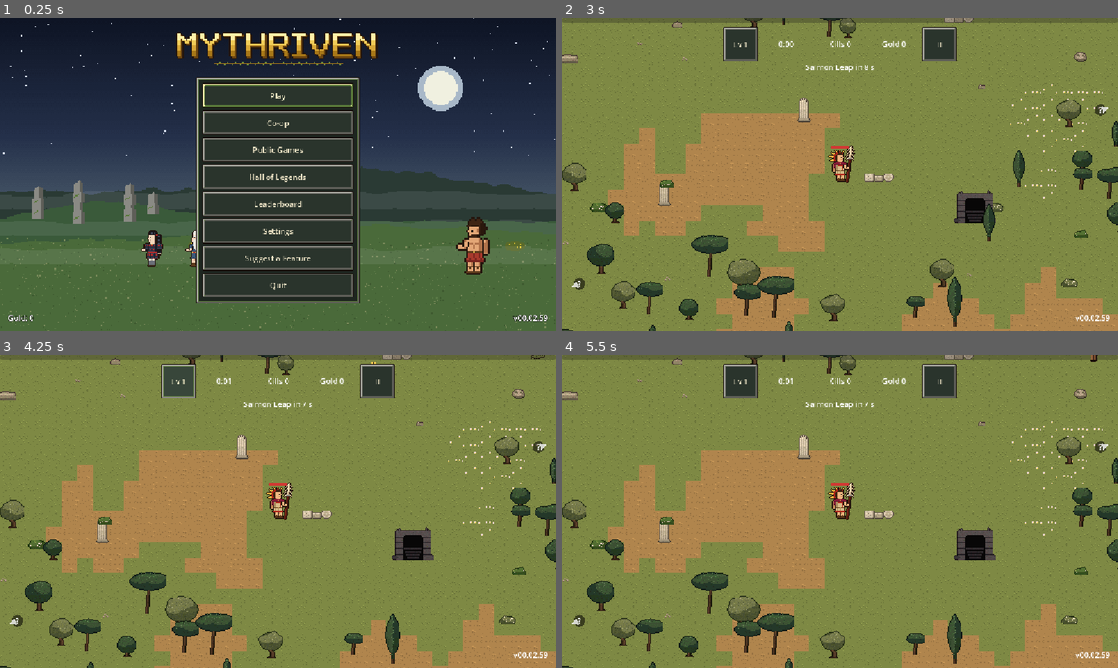
Above: before the commit, frames 1-4 (two rows, left to right).
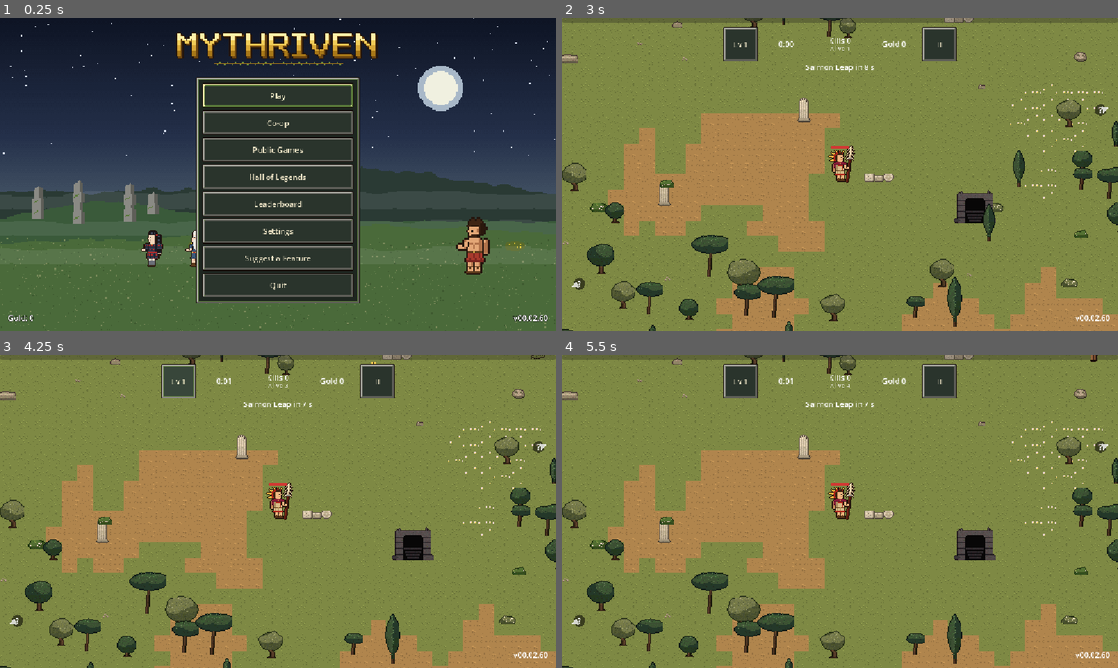
Above: after the commit, the same moments.

Repository: Zephino/Mythriven
Game: Godot game, scene res://scenes/main.tscn
Two runs of this game, one before a commit and one after it. Both use one fixed random seed, a clock stepped at 60 frames per second and the inputs below.
Inputs:
- Up to frame 1 (0.25 s): no input
- Up to frame 2 (3 s): click "Play" at 0.5 s; click "Play" at 1.25 s; click "Play" at 2 s; click "Play" at 2.75 s
- Up to frame 3 (4.25 s): click "Lv 1" at 3.5 s
- Up to frame 4 (5.5 s): click "II" at 4.25 s; click "Resume" at 5 s

The runs differ from the first frame. In frame 1, less than 0.1% of the frame differs, in the area x 97-99%, y 94-98%; in frame 2, less than 0.1%, in the area x 48-99%, y 6-97%; in frame 3, less than 0.1%; in frame 4, less than 0.1%.

Commit message:
v00.02.60 Review: Alive counter under Kills
Co-Authored-By: Claude Opus 5.5 <noreply@anthropic.com>
Claude-Session: https://claude.ai/code/session_015nF5Mw8v9R2Etpth2EQKF7

Diff:
--- a/data/config.json
+++ b/data/config.json
@@ -122,6 +122,7 @@
     "handheld_scale": 1.5,
     "frame_scale": 2,
     "menu_backdrops": ["greek_dusk", "norse_fjord", "egypt_sunset", "misty_stones", "heroes_road", "heroes_camp"],
+    "hud_alive_scale": 0.8,
     "menu_column_px": 340,
     "menu_wide_px": 780,
     "menu_list_px": 220,
--- a/data/schemas.json
+++ b/data/schemas.json
@@ -146,6 +146,7 @@
                 "type": "array",
                 "items": "string"
               },
+              "hud_alive_scale": "number",
               "menu_column_px": "number",
               "menu_wide_px": "number",
               "menu_list_px": "number",
--- a/localization/text.csv
+++ b/localization/text.csv
@@ -1342,3 +1342,4 @@
 ACH_UNDERWORLD_SURVIVE_20_NAME,Survive 20:00 in the Underworld
 ACH_UNDERWORLD_SURVIVE_20_DESC,Unlocks Orpheus.
 HUD_SONG,Song in %d s
+UI_ALIVE,Alive %d
--- a/project.godot
+++ b/project.godot
@@ -11,7 +11,7 @@
 [application]
 
 config/name="Mythriven"
-config/version="00.02.59"
+config/version="00.02.60"
 run/main_scene="res://scenes/main.tscn"
 config/features=PackedStringArray("4.7", "GL Compatibility")
 
--- a/scripts/ui/hud.gd
+++ b/scripts/ui/hud.gd
@@ -12,6 +12,9 @@
 var _xp_bar: ProgressBar
 var _timer_label: Label
 var _kills_label: Label
+## How many monsters are alive right now, under the kills (owner request 10/31/2026: to see how the number on screen
+## affects the frame rate).
+var _alive_label: Label
 var _gold_label: Label
 var _badge: Button
 var _trait_label: Label
@@ -50,8 +53,18 @@
 	row.add_child(_badge)
 	_timer_label = _make_label()
 	row.add_child(_timer_label)
+	# Kills, with the monsters alive under it, the pair centred in the bar.
+	var counts := VBoxContainer.new()
+	counts.alignment = BoxContainer.ALIGNMENT_CENTER
+	counts.add_theme_constant_override("separation", -4)
+	counts.mouse_filter = Control.MOUSE_FILTER_IGNORE
+	row.add_child(counts)
 	_kills_label = _make_label()
-	row.add_child(_kills_label)
+	counts.add_child(_kills_label)
+	_alive_label = _make_label()
+	_alive_label.add_theme_font_size_override("font_size", roundi(ThemeDB.get_default_theme().default_font_size * Data.cfg_float("ui.hud_alive_scale")))
+	_alive_label.modulate = Color(1, 1, 1, 0.85)
+	counts.add_child(_alive_label)
 	_gold_label = _make_label()
 	row.add_child(_gold_label)
 	var pause := Button.new()
@@ -80,6 +93,7 @@
 	_xp_bar.value = run.xp
 	_timer_label.text = _timer_text(run)
 	_kills_label.text = tr("UI_KILLS") % run.kills
+	_alive_label.text = tr("UI_ALIVE") % (GameAuthority.enemies.active_count() if GameAuthority.enemies != null else 0)
 	_gold_label.text = tr("UI_GOLD") % roundi(TraderScreen.wallet(GameAuthority.local_player()))
 	if run.ropes > 0:
 		_gold_label.text += "  " + tr("UI_ROPES") % run.ropes
Not shown, changed: CHANGELOG.md
Not shown, changed: VERSION
